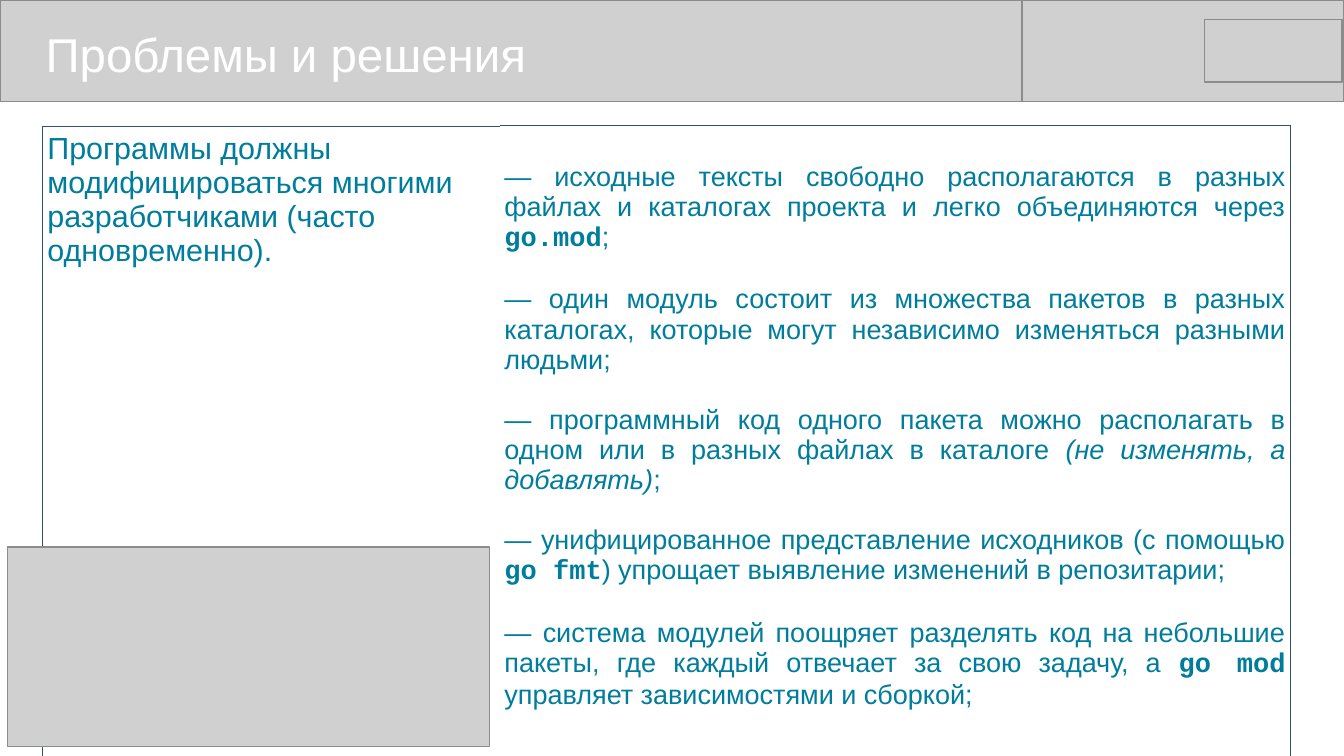
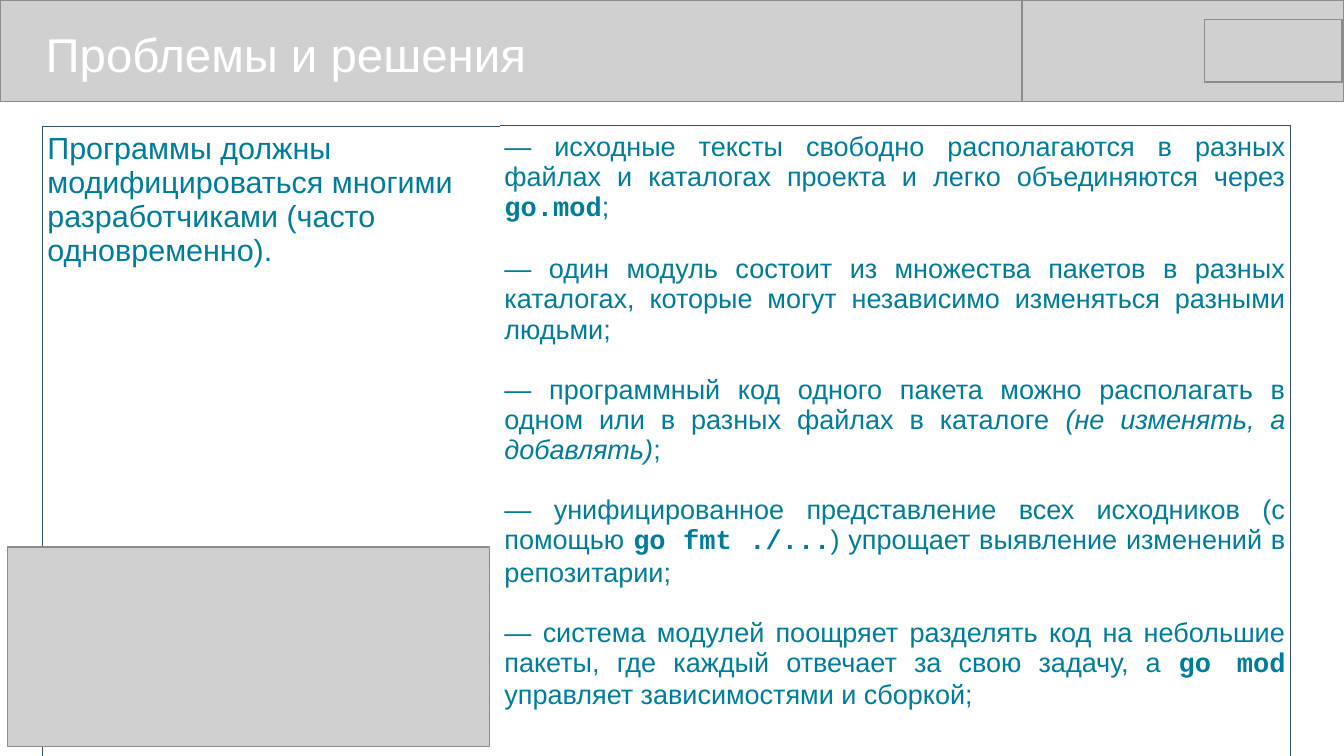
Before and after one commit to mike-shock/Go_language, a slide deck: slide 11 of view/Go_View.odp. Drawn at 1344x756 pixels with LibreOffice and Linux fonts; fonts in the diff are those of the drawing; grey boxes stand for pictures. Boxes give left, top, right and bottom in pixels: in the first picture for what was removed or moved away, otherwise in the second. Text is boxed around its words. In the diff, an @@ line names an element or a change of style, - is before the commit and + after.

```diff
--- a/view/Go_View.odp
+++ b/view/Go_View.odp
@@ table at bbox=[43, 126, 1292, 744] @@
-row 1, column 2: — исходные тексты свободно располагаются в разных файлах и каталогах проекта и легко объединяются через go.mod; / — один модуль состоит из множества пакетов в разных каталогах, которые могут независимо изменяться разными людьми; / — программный код одного пакета можно располагать в одном или в разных файлах в каталоге (не изменять, а добавлять); / — унифицированное представление исходников (с помощью go fmt) упрощает выявление изменений в репозитарии; / — система модулей поощряет разделять код на небольшие пакеты, где каждый отвечает за свою задачу, а go mod управляет зависимостями и сборкой;
+row 1, column 2: — исходные тексты свободно располагаются в разных файлах и каталогах проекта и легко объединяются через go.mod; / — один модуль состоит из множества пакетов в разных каталогах, которые могут независимо изменяться разными людьми; / — программный код одного пакета можно располагать в одном или в разных файлах в каталоге (не изменять, а добавлять); / — унифицированное представление всех исходников (с помощью go fmt ./...) упрощает выявление изменений в репозитарии; / — система модулей поощряет разделять код на небольшие пакеты, где каждый отвечает за свою задачу, а go mod управляет зависимостями и сборкой;
```
Also in this commit, not shown: 1 other slide changed, 3 other files.
